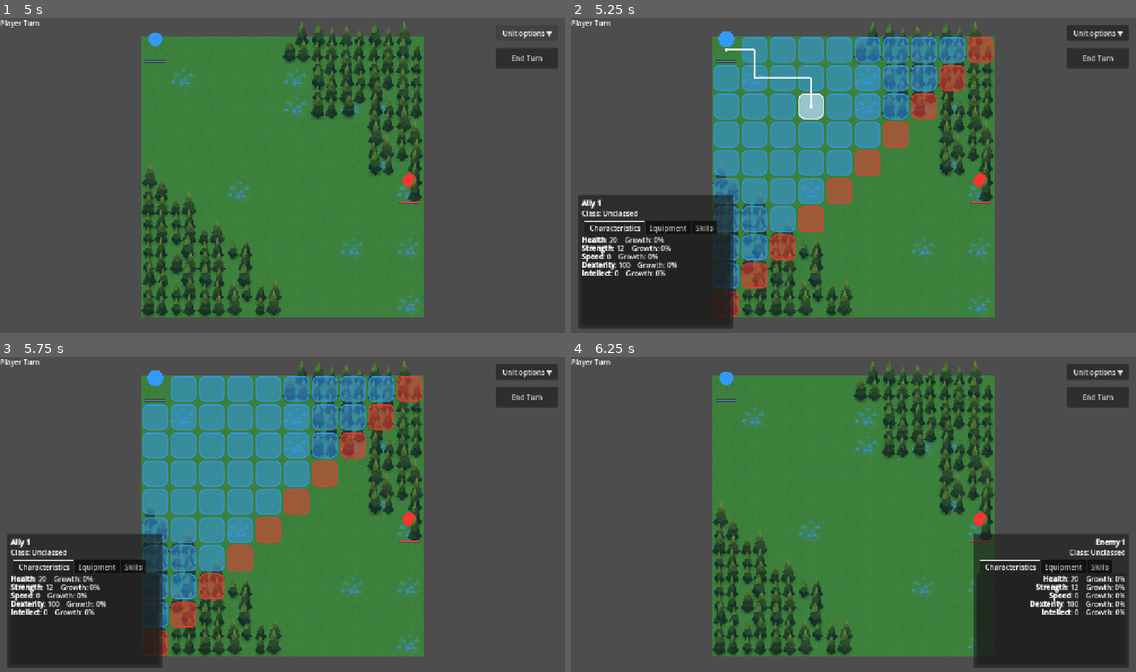
Above: before the commit, frames 1-4 (two rows, left to right).
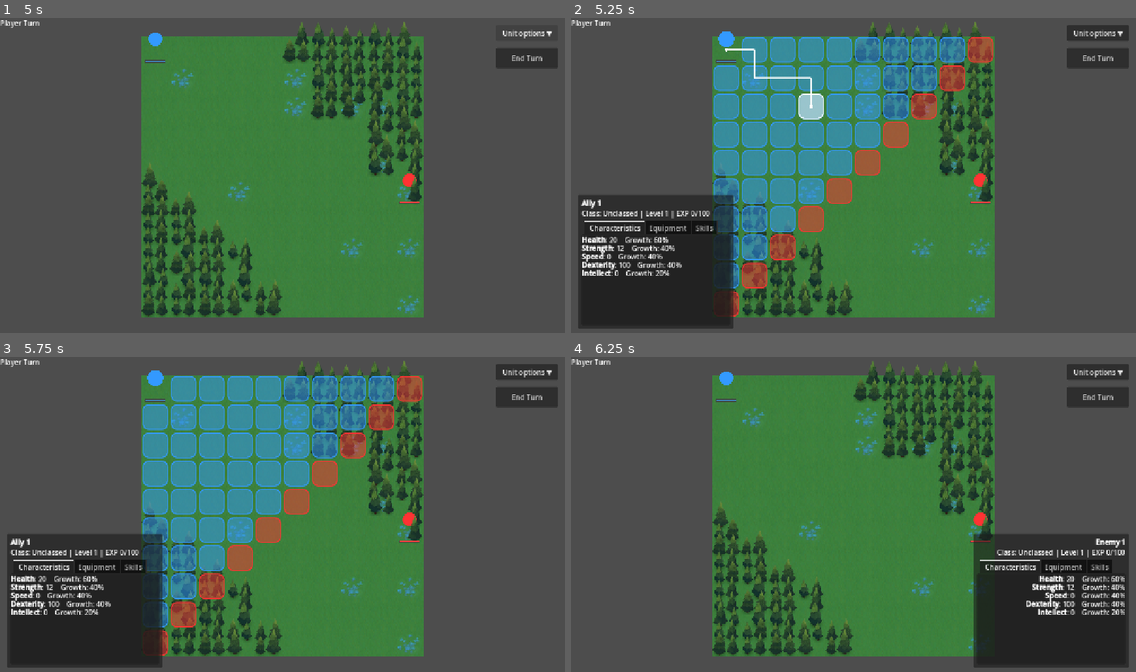
Above: after the commit, the same moments.

Repository: Baptisteberard/srpg
Game: Godot game, scene res://main.tscn
The game is run twice, just before and just after one commit, with the same random seed, the same clock (stepped at 60 frames per second) and the same inputs.
Inputs (mouse positions are in pixels of both pictures, inside the frame that each line leads up to):
- Up to frame 1 (5 s): click "Map 1" at 0.5 s; click "End Turn" at 1.25 s; click "End Turn" at 2 s; click "End Turn" at 2.75 s; click "Unit options ▼" at 3.5 s; click "Unit options ▲" at 4.25 s
- Up to frame 2 (5.25 s): drag from (729, 49) to (977, 191) at 5.02 s
- Up to frame 3 (5.75 s): no input
- Up to frame 4 (6.25 s): drag from (977, 530) to (729, 388) at 5.77 s

Frame 1 is identical in both runs. In frame 2, 0.3% of the frame differs, in the area x 12-25%, y 61-82%; in frame 3, 0.3%; in frame 4, 1.2%, in the area x 75-98%, y 61-82%.

Commit message:
feat: add experience and level-up growth

Diff:
--- a/battle/battle_runtime.gd
+++ b/battle/battle_runtime.gd
@@ -48,6 +48,18 @@
 	var definition := UnitDefinitionScript.new() as UnitStats
 	definition.display_name = ""
 	definition.unit_class_name = class_name_value
+	if class_name_value == "Recruit":
+		definition.health_growth_rate = 70
+		definition.strength_growth_rate = 40
+		definition.speed_growth_rate = 50
+		definition.dexterity_growth_rate = 55
+		definition.intellect_growth_rate = 10
+	elif class_name_value == "Brigand":
+		definition.health_growth_rate = 80
+		definition.strength_growth_rate = 60
+		definition.speed_growth_rate = 30
+		definition.dexterity_growth_rate = 35
+		definition.intellect_growth_rate = 5
 	definition.fe8_map_sprite_animation = animation
 	return definition
 
--- a/battle/combat_resolver.gd
+++ b/battle/combat_resolver.gd
@@ -1,7 +1,7 @@
 extends RefCounted
 class_name CombatResolver
 
-signal unit_defeated(unit: Unit)
+signal unit_defeated(unit: Unit, victor: Unit)
 signal combat_state_changed
 
 var rng: RandomNumberGenerator
@@ -92,5 +92,5 @@
 	if random_roll <= attacker.get_hit_chance_against(defender):
 		defender.take_damage(attacker.get_physical_damage())
 		if not defender.is_alive():
-			unit_defeated.emit(defender)
+			unit_defeated.emit(defender, attacker)
 	combat_state_changed.emit()
--- a/tests/run_tests.gd
+++ b/tests/run_tests.gd
@@ -16,6 +16,7 @@
 	await _test_battle_scene("res://game.tscn", 1, 1)
 	await _test_battle_scene("res://game_map2.tscn", 2, 2)
 	await _test_reachable_cells()
+	_test_progression()
 	_test_combat_basics()
 	await _test_hp_damage_effects()
 
@@ -49,6 +50,8 @@
 	var characteristics_label := battle.find_child("CharacteristicsLabel", true, false) as RichTextLabel
 	var equipment_label := battle.find_child("EquipmentLabel", true, false) as RichTextLabel
 	var skills_label := battle.find_child("SkillsLabel", true, false) as RichTextLabel
+	var progression_panel := battle.find_child("ProgressionPanel", true, false) as PanelContainer
+	var progression_label := battle.find_child("ProgressionLabel", true, false) as RichTextLabel
 	var settings_toggle := battle.find_child("UnitVisualSettingsToggle", true, false) as Button
 	var settings_panel := battle.find_child("UnitVisualSettingsPanel", true, false) as PanelContainer
 	var size_slider := battle.find_child("UnitSizeSlider", true, false) as HSlider
@@ -86,6 +89,8 @@
 		unit_tabs_work = unit_info_panel.visible \
 			and identity_label.text.contains(focused_unit.get_display_name()) \
 			and identity_label.text.contains(focused_unit.get_class_display_name()) \
+			and identity_label.text.contains("Level %d" % focused_unit.level) \
+			and identity_label.text.contains("EXP %d/%d" % [focused_unit.experience, Unit.EXPERIENCE_PER_LEVEL]) \
 			and unit_info_tabs.get_tab_count() == 3 \
 			and unit_info_tabs.get_tab_title(0) == "Characteristics" \
 			and unit_info_tabs.get_tab_title(1) == "Equipment" \
@@ -96,6 +101,17 @@
 			and not equipment_label.text.is_empty() \
 			and not skills_label.text.is_empty()
 	_expect(unit_tabs_work, "%s shows one unit window with three information tabs" % scene_path)
+	var progression_ui_works := false
+	if hud != null \
+	and manager != null \
+	and progression_panel != null \
+	and progression_label != null \
+	and not manager.player_units.is_empty():
+		hud.show_progression_result(manager.player_units[0], 30, [])
+		await process_frame
+		progression_ui_works = progression_panel.visible \
+			and progression_label.text.contains("gained 30 EXP")
+	_expect(progression_ui_works, "%s displays EXP and level-up results" % scene_path)
 
 	var visual_settings_work := false
 	if manager != null \
@@ -276,6 +292,53 @@
 	defender.free()
 
 
+func _test_progression() -> void:
+	var unit := Unit.new()
+	unit.set_stats(20, 5, 5, 10, 0, 0)
+	unit.level = 1
+	unit.experience = 90
+	unit.health_growth_rate = 100
+	unit.strength_growth_rate = 200
+	unit.speed_growth_rate = 0
+	unit.dexterity_growth_rate = 300
+	unit.intellect_growth_rate = 100
+	var random_source := RandomNumberGenerator.new()
+	random_source.seed = 12345
+	var results := unit.gain_experience(210, random_source)
+	_expect(
+		results.size() == 3 \
+		and unit.level == 4 \
+		and unit.experience == 0,
+		"EXP carries over and can grant multiple levels"
+	)
+	_expect(
+		unit.health == 23 \
+		and unit.current_hp == 23 \
+		and unit.strength == 11 \
+		and unit.speed == 5 \
+		and unit.dexterity == 19 \
+		and unit.intellect == 3,
+		"Level-up rolls apply guaranteed gains, including growth rates above 100%"
+	)
+
+	var defeated := Unit.new()
+	unit.level = 5
+	defeated.level = 7
+	_expect(
+		Unit.calculate_kill_experience(unit, defeated) == 40,
+		"Kill EXP scales with the level difference"
+	)
+	unit.level = 1
+	defeated.level = 20
+	var maximum_exp := Unit.calculate_kill_experience(unit, defeated)
+	unit.level = 20
+	defeated.level = 1
+	var minimum_exp := Unit.calculate_kill_experience(unit, defeated)
+	_expect(maximum_exp == 60 and minimum_exp == 10, "Kill EXP stays between 10 and 60")
+	unit.free()
+	defeated.free()
+
+
 func _test_hp_damage_effects() -> void:
 	var overlay: UnitHpOverlay = UnitHpOverlay.new()
 	root.add_child(overlay)
--- a/turn_manager.gd
+++ b/turn_manager.gd
@@ -586,9 +586,14 @@
 func _resolve_attack(attacker: Unit, defender: Unit) -> void:
 	await combat_resolver.resolve(attacker, defender)
 
-func _remove_unit(u: Unit) -> void:
+func _remove_unit(u: Unit, victor: Unit = null) -> void:
 	if u == null:
 		return
+	if victor != null and is_instance_valid(victor) and victor != u and victor.is_alive():
+		var experience_gained := Unit.calculate_kill_experience(victor, u)
+		var level_results := victor.gain_experience(experience_gained, rng)
+		if hud != null:
+			hud.show_progression_result(victor, experience_gained, level_results)
 	occ.erase(u.cell)
 	player_units.erase(u)
 	enemy_units.erase(u)
--- a/ui/battle_hud.gd
+++ b/ui/battle_hud.gd
@@ -29,6 +29,9 @@
 var equipment_label: RichTextLabel
 var skills_scroll: ScrollContainer
 var skills_label: RichTextLabel
+var progression_panel: PanelContainer
+var progression_label: RichTextLabel
+var progression_timer: Timer
 var unit_visual_settings_toggle: Button
 var unit_visual_settings_panel: PanelContainer
 var unit_size_slider: HSlider
@@ -48,7 +51,73 @@
 
 func _ready() -> void:
 	_build_stats_panel()
+	_build_progression_panel()
 	_build_unit_visual_settings_panel()
+
+
+func _build_progression_panel() -> void:
+	progression_panel = PanelContainer.new()
+	progression_panel.name = "ProgressionPanel"
+	progression_panel.visible = false
+	progression_panel.set_anchors_preset(Control.PRESET_CENTER_TOP)
+	progression_panel.offset_left = -220.0
+	progression_panel.offset_top = 16.0
+	progression_panel.offset_right = 220.0
+	progression_panel.offset_bottom = 180.0
+	add_child(progression_panel)
+
+	var margin := MarginContainer.new()
+	margin.add_theme_constant_override("margin_left", 12)
+	margin.add_theme_constant_override("margin_top", 10)
+	margin.add_theme_constant_override("margin_right", 12)
+	margin.add_theme_constant_override("margin_bottom", 10)
+	progression_panel.add_child(margin)
+
+	progression_label = RichTextLabel.new()
+	progression_label.name = "ProgressionLabel"
+	progression_label.bbcode_enabled = true
+	progression_label.fit_content = true
+	progression_label.scroll_active = false
+	progression_label.custom_minimum_size = Vector2(400.0, 120.0)
+	progression_label.horizontal_alignment = HORIZONTAL_ALIGNMENT_CENTER
+	margin.add_child(progression_label)
+
+	progression_timer = Timer.new()
+	progression_timer.name = "ProgressionTimer"
+	progression_timer.one_shot = true
+	progression_timer.wait_time = 3.0
+	progression_timer.timeout.connect(_on_progression_timeout)
+	add_child(progression_timer)
+
+
+func show_progression_result(unit: Unit, experience_gained: int, level_results: Array[Dictionary]) -> void:
+	if unit == null or not is_instance_valid(unit) or progression_panel == null:
+		return
+	var lines: Array[String] = [
+		"[b]%s gained %d EXP[/b]" % [unit.get_display_name(), experience_gained]
+	]
+	for gains in level_results:
+		lines.append("[b]Level %d![/b]" % int(gains.get("level", unit.level)))
+		var stat_gains: Array[String] = []
+		_append_growth_result(stat_gains, "HP", int(gains.get("health", 0)))
+		_append_growth_result(stat_gains, "Strength", int(gains.get("strength", 0)))
+		_append_growth_result(stat_gains, "Speed", int(gains.get("speed", 0)))
+		_append_growth_result(stat_gains, "Dexterity", int(gains.get("dexterity", 0)))
+		_append_growth_result(stat_gains, "Intellect", int(gains.get("intellect", 0)))
+		lines.append(", ".join(stat_gains) if not stat_gains.is_empty() else "No characteristic gains")
+	progression_label.text = "\n".join(lines)
+	progression_panel.visible = true
+	progression_timer.start()
+	refresh()
+
+
+func _append_growth_result(results: Array[String], stat_name: String, gain: int) -> void:
+	if gain > 0:
+		results.append("%s +%d" % [stat_name, gain])
+
+
+func _on_progression_timeout() -> void:
+	progression_panel.visible = false
 
 
 func _build_unit_visual_settings_panel() -> void:
@@ -490,9 +559,12 @@
 		equipment_label.text = ""
 		skills_label.text = ""
 		return
-	unit_identity_label.text = "[b]%s[/b]\nClass: %s" % [
+	unit_identity_label.text = "[b]%s[/b]\nClass: %s | Level %d | EXP %d/%d" % [
 		unit.get_display_name(),
 		unit.get_class_display_name(),
+		unit.level,
+		unit.experience,
+		Unit.EXPERIENCE_PER_LEVEL,
 	]
 	stats_label.text = _build_characteristics_text(unit)
 	equipment_label.text = _build_equipment_text(unit)
--- a/unit.gd
+++ b/unit.gd
@@ -8,14 +8,20 @@
 signal position_changed(unit: Unit)
 signal visual_motion_started(unit: Unit)
 signal visual_motion_finished(unit: Unit)
+signal experience_changed(unit: Unit)
+signal leveled_up(unit: Unit, gains: Dictionary)
 
 enum Faction { PLAYER, ENEMY }
 
 const FE8_DISPLAY_SCALE_MULTIPLIER: float = 2.0
+const EXPERIENCE_PER_LEVEL: int = 100
 
 @export var faction: Faction = Faction.PLAYER
 @export var unit_name: String = ""
 @export var unit_class_name: String = "Unclassed"
+@export_group("Progression")
+@export_range(1, 99, 1) var level: int = 1
+@export_range(0, 99, 1) var experience: int = 0
 @export var move_range: int = 8
 @export_group("Stats")
 @export var health: int = 20
@@ -25,11 +31,11 @@
 @export var intellect: int = 0
 @export var armor: int = 0
 @export_group("Growth Rates")
-@export_range(0, 300, 1) var health_growth_rate: int = 0
-@export_range(0, 300, 1) var strength_growth_rate: int = 0
-@export_range(0, 300, 1) var speed_growth_rate: int = 0
-@export_range(0, 300, 1) var dexterity_growth_rate: int = 0
-@export_range(0, 300, 1) var intellect_growth_rate: int = 0
+@export_range(0, 300, 1) var health_growth_rate: int = 60
+@export_range(0, 300, 1) var strength_growth_rate: int = 40
+@export_range(0, 300, 1) var speed_growth_rate: int = 40
+@export_range(0, 300, 1) var dexterity_growth_rate: int = 40
+@export_range(0, 300, 1) var intellect_growth_rate: int = 20
 @export_group("Combat")
 @export var attack_range: int = 1
 @export var attack_lunge_time: float = 0.08
@@ -73,6 +79,8 @@
 	queue_redraw()
 
 func _sanitize_stats() -> void:
+	level = maxi(1, level)
+	experience = maxi(0, experience)
 	health = maxi(1, health)
 	strength = maxi(0, strength)
 	speed = maxi(0, speed)
@@ -107,6 +115,8 @@
 	unit_class_name = definition.unit_class_name.strip_edges()
 	if unit_class_name == "":
 		unit_class_name = "Unclassed"
+	level = maxi(1, definition.level)
+	experience = clampi(definition.experience, 0, EXPERIENCE_PER_LEVEL - 1)
 	health_growth_rate = definition.health_growth_rate
 	strength_growth_rate = definition.strength_growth_rate
 	speed_growth_rate = definition.speed_growth_rate
@@ -145,6 +155,61 @@
 		return unit_class_name.strip_edges()
 	return "Unclassed"
 
+static func calculate_kill_experience(victor: Unit, defeated: Unit) -> int:
+	if victor == null or defeated == null:
+		return 0
+	return clampi(30 + 5 * (defeated.level - victor.level), 10, 60)
+
+func gain_experience(amount: int, random_source: RandomNumberGenerator = null) -> Array[Dictionary]:
+	var level_results: Array[Dictionary] = []
+	if amount <= 0 or not is_alive():
+		return level_results
+
+	experience += amount
+	while experience >= EXPERIENCE_PER_LEVEL:
+		experience -= EXPERIENCE_PER_LEVEL
+		level += 1
+		var gains := _roll_level_up(random_source)
+		gains["level"] = level
+		level_results.append(gains)
+		leveled_up.emit(self, gains)
+	experience_changed.emit(self)
+	return level_results
+
+func _roll_level_up(random_source: RandomNumberGenerator) -> Dictionary:
+	var gains: Dictionary = {
+		"health": _roll_growth(health_growth_rate, random_source),
+		"strength": _roll_growth(strength_growth_rate, random_source),
+		"speed": _roll_growth(speed_growth_rate, random_source),
+		"dexterity": _roll_growth(dexterity_growth_rate, random_source),
+		"intellect": _roll_growth(intellect_growth_rate, random_source),
+	}
+	health += int(gains["health"])
+	current_hp += int(gains["health"])
+	strength += int(gains["strength"])
+	speed += int(gains["speed"])
+	dexterity += int(gains["dexterity"])
+	intellect += int(gains["intellect"])
+	_sanitize_stats()
+	if int(gains["health"]) > 0:
+		health_changed.emit(self)
+	return gains
+
+func _roll_growth(growth_rate: int, random_source: RandomNumberGenerator) -> int:
+	var safe_rate := maxi(0, growth_rate)
+	var gain: int = safe_rate / 100
+	var remainder: int = safe_rate % 100
+	if remainder <= 0:
+		return gain
+	var roll: int
+	if random_source != null:
+		roll = random_source.randi_range(1, 100)
+	else:
+		roll = randi_range(1, 100)
+	if roll <= remainder:
+		gain += 1
+	return gain
+
 func _get_sprite() -> AnimatedSprite2D:
 	if sprite == null:
 		sprite = get_node("Sprite2D") as AnimatedSprite2D
--- a/unit_stats.gd
+++ b/unit_stats.gd
@@ -6,6 +6,10 @@
 @export_group("Identity")
 @export var display_name: String = ""
 @export var unit_class_name: String = "Unclassed"
+
+@export_group("Progression")
+@export_range(1, 99, 1) var level: int = 1
+@export_range(0, 99, 1) var experience: int = 0
 
 @export_group("Core Stats")
 @export var health: int = 20
@@ -16,11 +20,11 @@
 @export var armor: int = 0
 
 @export_group("Growth Rates")
-@export_range(0, 300, 1) var health_growth_rate: int = 0
-@export_range(0, 300, 1) var strength_growth_rate: int = 0
-@export_range(0, 300, 1) var speed_growth_rate: int = 0
-@export_range(0, 300, 1) var dexterity_growth_rate: int = 0
-@export_range(0, 300, 1) var intellect_growth_rate: int = 0
+@export_range(0, 300, 1) var health_growth_rate: int = 60
+@export_range(0, 300, 1) var strength_growth_rate: int = 40
+@export_range(0, 300, 1) var speed_growth_rate: int = 40
+@export_range(0, 300, 1) var dexterity_growth_rate: int = 40
+@export_range(0, 300, 1) var intellect_growth_rate: int = 20
 
 @export_group("Movement")
 @export var move_range: int = 8
Not shown, changed: ARCHITECTURE.md
Not shown, changed: GDD/IMPLEMENTATION_STATUS.md
